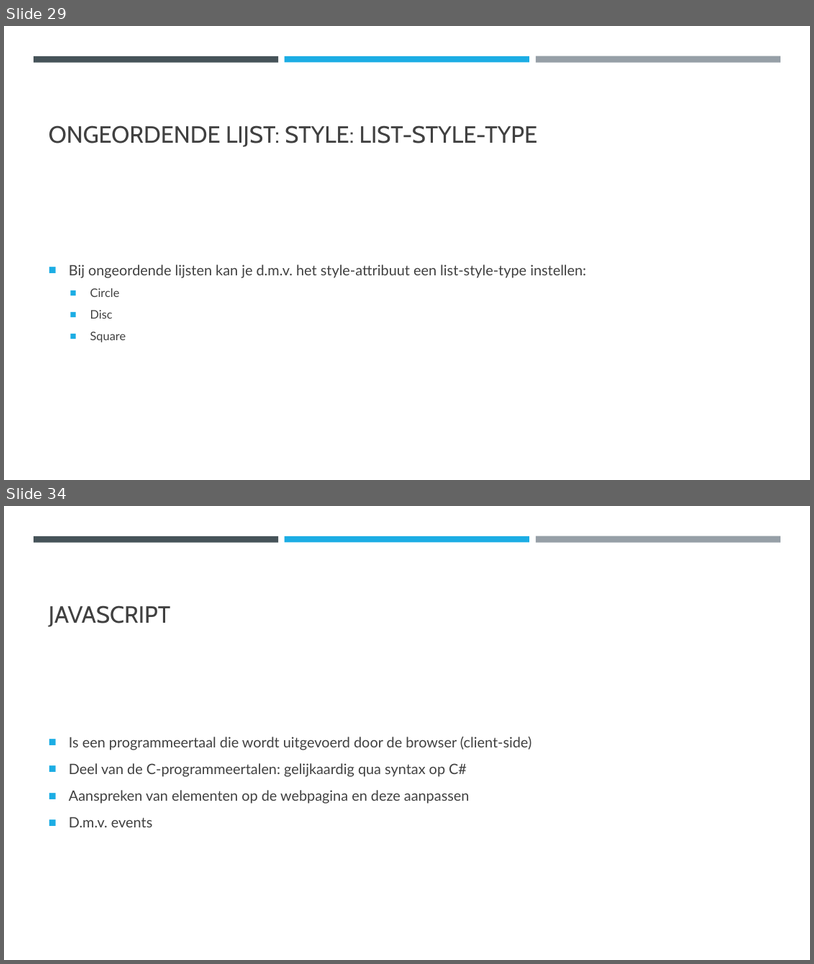
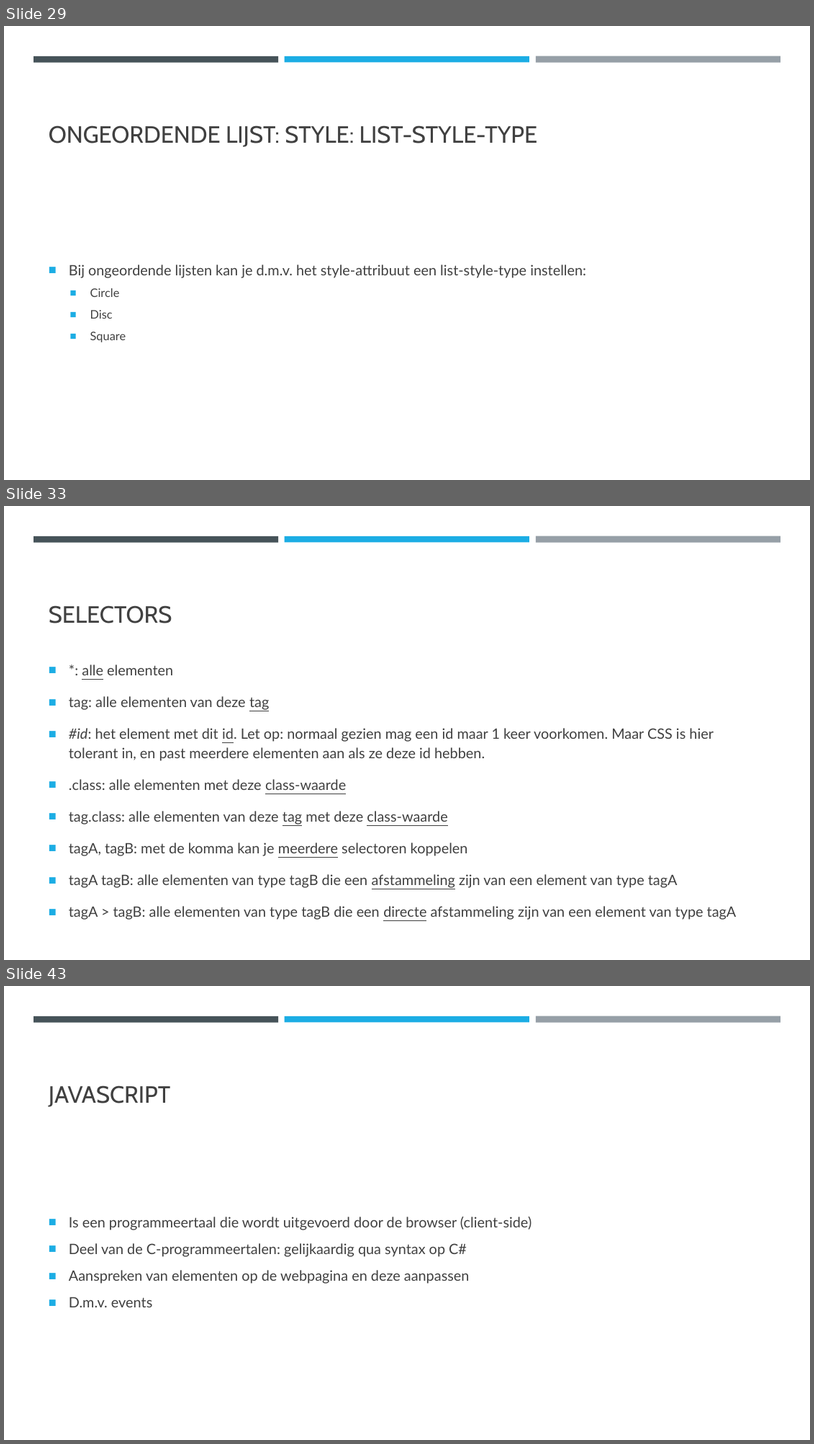
Before and after one commit to DhrLeroy/Webdesign, a slide deck: Webdesign.pptx. Shown one above the other, each under a label of ours: slides 29 and 34 before the commit, slides 29, 33 and 43 after it; the slides between them are not shown. The pictures are 814x964 and 814x1444 pixels, drawn with LibreOffice and Linux fonts; fonts in the diff are those of the drawing. Boxes give left, top, right and bottom in pixels: in the first picture for what was removed or moved away, otherwise in the second. Text is boxed around its words. In the diff, an @@ line names an element or a change of style, - is before the commit and + after.

```diff
--- a/Webdesign.pptx
+++ b/Webdesign.pptx
@@ slide 33 added at box(4, 506, 810, 960), background #FFFFFF; not listed: 3 template elements that a slide beside it also shows @@
@@ title added at box(49, 605, 172, 623), 28 pt, text #404040 @@
+SELECTORS
@@ text added at box(69, 664, 737, 919), 17 pt, text #404040 @@
+■ *: alle elementen
+■ tag: alle elementen van deze tag
+■ #id: het element met dit id. Let op: normaal gezien mag een id maar 1 keer voorkomen. Maar CSS is hier tolerant in, en past meerdere elementen aan als ze deze id hebben.
+■ .class: alle elementen met deze class-waarde
+■ tag.class: alle elementen van deze tag met deze class-waarde
+■ tagA, tagB: met de komma kan je meerdere selectoren koppelen
+■ tagA tagB: alle elementen van type tagB die een afstammeling zijn van een element van type tagA
+■ tagA > tagB: alle elementen van type tagB die een directe afstammeling zijn van een element van type tagA
@@ what was slide 34 is now slide 43 @@
```
Also in this commit, not shown: 8 slides changed, 10 other slides added, 4 other files.
